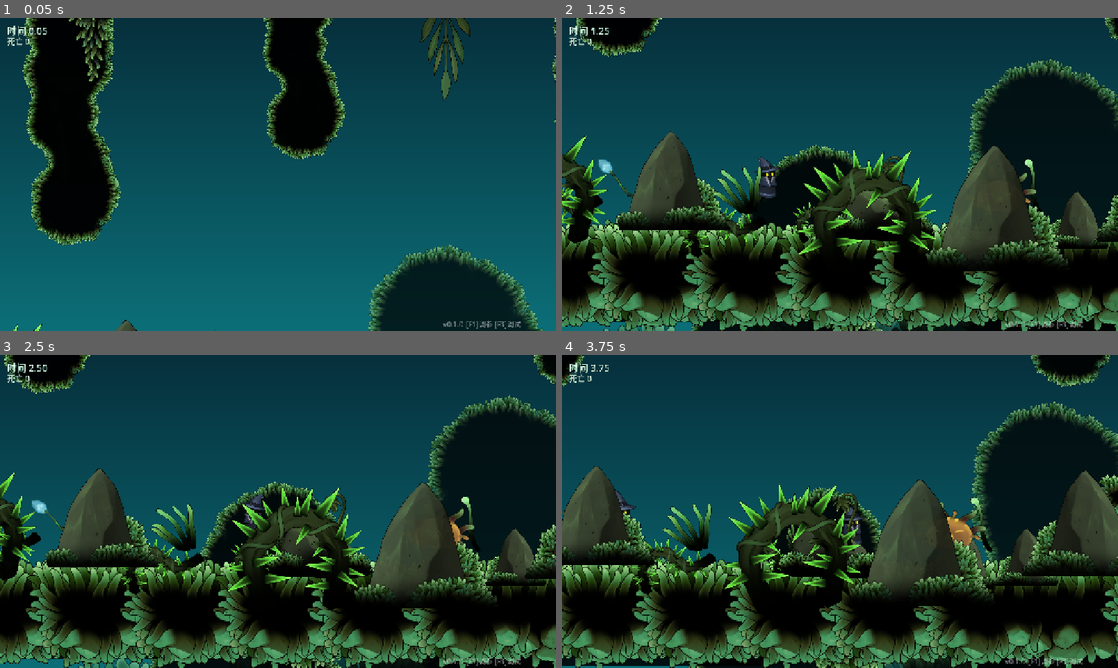
Above: before the commit, frames 1-4 (two rows, left to right).
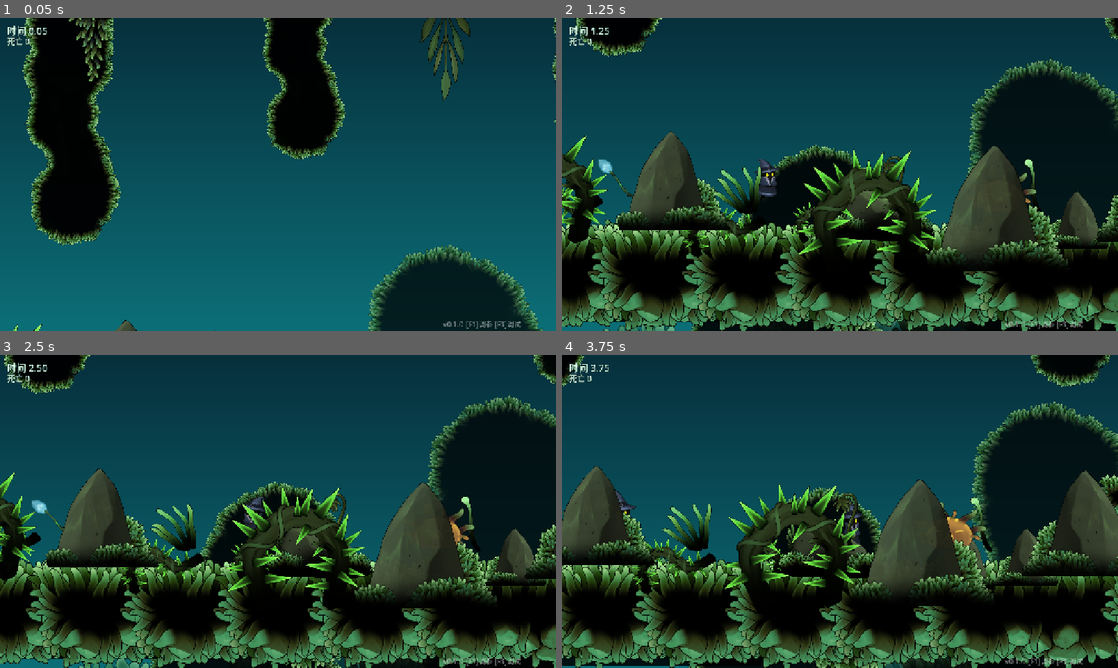
Above: after the commit, the same moments.

Repository: CyberpunkPsychosis/ai-game-engine
Game: Godot game, scene res://scenes/game.tscn
Two runs of this game, one before a commit and one after it. Both use one fixed random seed, a clock stepped at 60 frames per second and the inputs below.
Inputs:
- Up to frame 1 (0.05 s): no input
- Up to frame 2 (1.25 s): tap Enter at 0.5 s; hold D (move_right) from 0.53 s (still down); tap K (dash) at 0.6 s; tap Space (jump) at 0.77, 0.8, 1.07 s
- Up to frame 3 (2.5 s): tap Space (jump) at 1.35, 1.52, 1.82, 2.3 s; tap K (dash) at 1.55, 2.1 s; release D (move_right) at 2.03 s; hold A (move_left) from 2.03 s (still down)
- Up to frame 4 (3.75 s): release A (move_left) at 2.78 s; hold D (move_right) from 2.78 s (still down); tap K (dash) at 2.85 s; tap Space (jump) at 3.02, 3.32, 3.6 s

Frame 1 is identical in both runs. In frame 2, less than 0.1% of the frame differs, in the area x 35-40%, y 44-58%; in frame 3, less than 0.1%; in frame 4, 0.1%, in the area x 49-55%, y 46-61%.

Commit message:
viir: 加果冻 Q弹(挤压拉伸 squash & stretch)
欠阻尼弹簧驱动形变:落地啪地压扁回弹抖动、起跳竖向拉长、
踩史莱姆大幅拉伸、冲刺横向拉伸。强度/刚度/阻尼全 @export 可调。

Diff:
--- a/scripts/viir.gd
+++ b/scripts/viir.gd
@@ -22,6 +22,19 @@
 @export var dash_time := 0.16
 @export var dash_end_speed := 380.0
 @export var bounce_velocity := -860.0
+
+@export_group("果冻 Q弹")
+@export var jelly_land := 0.42       ## 落地挤压量(越大越扁)
+@export var jelly_jump := 0.30       ## 起跳拉伸量
+@export var jelly_bounce := 0.55     ## 踩史莱姆弹起拉伸量
+@export var jelly_dash := 0.30       ## 冲刺横向拉伸量
+@export var jelly_stiffness := 240.0 ## 弹簧刚度(越大回弹越快)
+@export var jelly_damping := 10.0    ## 阻尼(越小抖得越久=越Q)
+
+const _BASE := 0.58
+var _deform := 0.0       # >0 竖向拉长, <0 压扁变宽
+var _deform_vel := 0.0
+var _was_floor := false
 
 var _coyote := 0.0
 var _buffer := 0.0
@@ -77,6 +90,15 @@
 	else:
 		_coyote = max(_coyote - delta, 0.0)
 
+	# —— 果冻弹簧：每帧把形变弹回 0(欠阻尼 -> 回弹抖动) ——
+	_deform_vel += (-jelly_stiffness * _deform - jelly_damping * _deform_vel) * delta
+	_deform += _deform_vel * delta
+	spr.scale = Vector2(_BASE * (1.0 - 0.6 * _deform), _BASE * (1.0 + _deform))
+	if on_floor and not _was_floor:   # 刚落地 -> 啪地压扁
+		_deform = -jelly_land
+		_deform_vel = 0.0
+	_was_floor = on_floor
+
 	# —— 冲刺进行中 ——
 	if _dashing > 0.0:
 		_dashing -= delta
@@ -95,6 +117,7 @@
 		_dashes -= 1
 		_dashing = dash_time
 		velocity = _dash_dir * dash_speed
+		_deform = -jelly_dash      # 横向拉伸(变宽变扁)
 		spr.play("dash")
 		return
 
@@ -116,6 +139,7 @@
 		velocity.y = jump_velocity
 		_buffer = 0.0
 		_coyote = 0.0
+		_deform = jelly_jump       # 起跳竖向拉长
 	if Input.is_action_just_released("jump") and velocity.y < 0.0:
 		velocity.y *= jump_cut
 
@@ -141,6 +165,7 @@
 	velocity.y = bounce_velocity
 	_dashes = 1
 	_dashing = 0.0
+	_deform = jelly_bounce     # 弹起大幅拉长
 
 func respawn() -> void:
 	global_position = spawn_point
